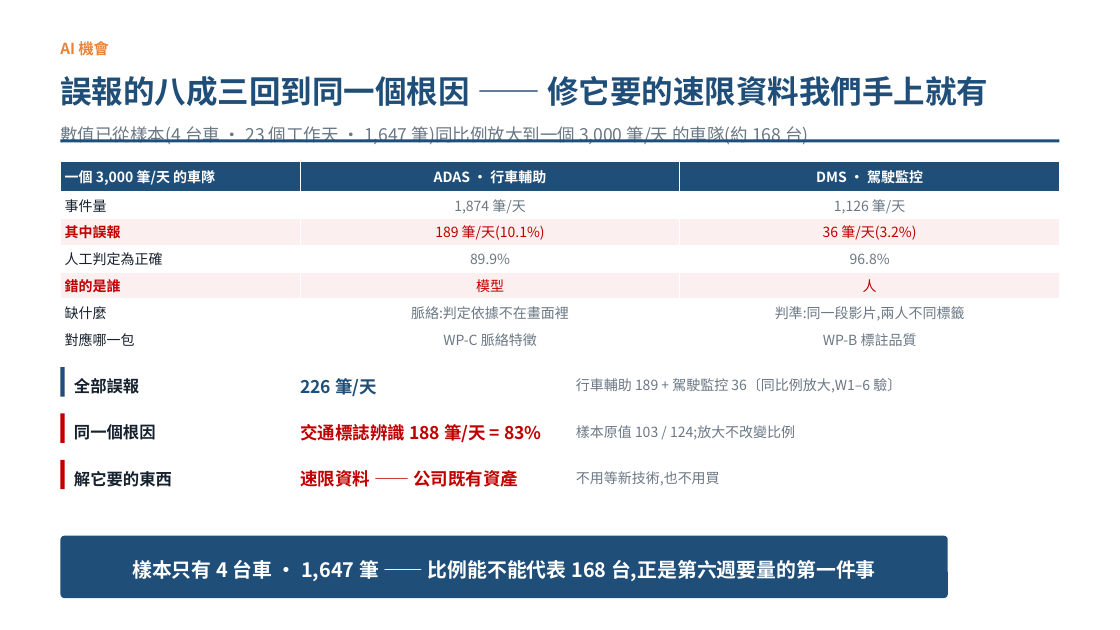
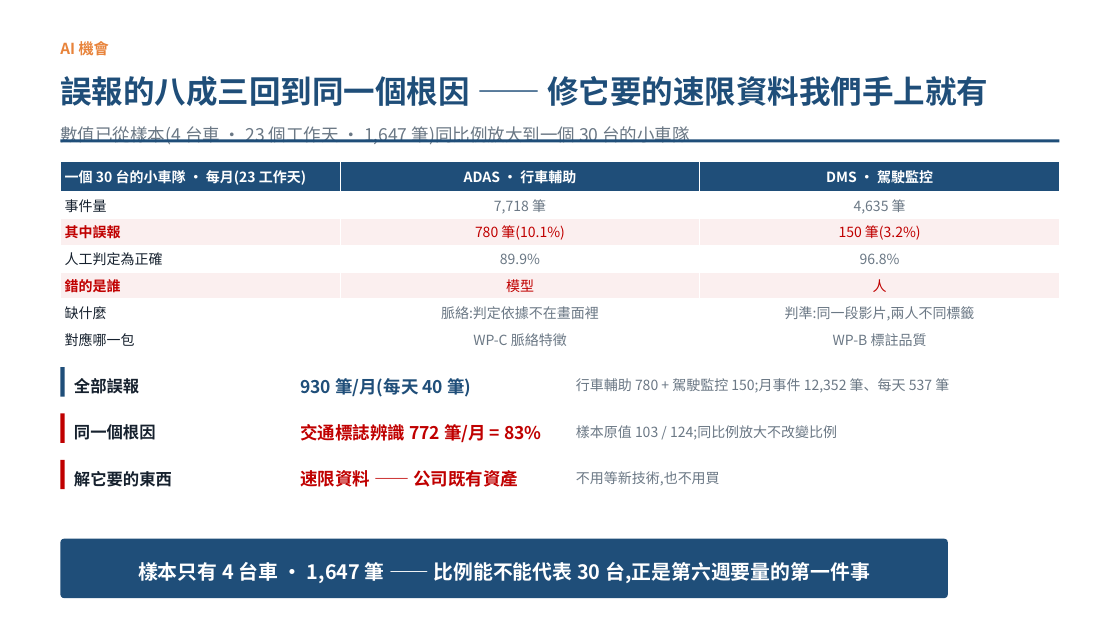
Before and after one commit to pokai-huang0828/UTS_workspace, a slide deck: slide 4 of Artificial Intelligence for Enterprises/Assessment3/Huang_26254793_421104_Assessment 3.pptx. Drawn at 1120x630 pixels with LibreOffice and Linux fonts; fonts in the diff are those of the drawing. Boxes give left, top, right and bottom in pixels: in the first picture for what was removed or moved away, otherwise in the second. Text is boxed around its words. In the diff, an @@ line names an element or a change of style, - is before the commit and + after.

```diff
--- a/Artificial Intelligence for Enterprises/Assessment3/Huang_26254793_421104_Assessment 3.pptx
+++ b/Artificial Intelligence for Enterprises/Assessment3/Huang_26254793_421104_Assessment 3.pptx
@@ text at box(60, 126, 689, 144): text changed @@
-數值已從樣本(4 台車 · 23 個工作天 · 1,647 筆)同比例放大到一個 3,000 筆/天 的車隊(約 168 台)
+數值已從樣本(4 台車 · 23 個工作天 · 1,647 筆)同比例放大到一個 30 台的小車隊
@@ table at box(60, 161, 1060, 353) @@
-row 1, column 1: 一個 3,000 筆/天 的車隊
+row 1, column 1: 一個 30 台的小車隊 · 每月(23 工作天)
-row 2, column 2: 1,874 筆/天
+row 2, column 2: 7,718 筆
-row 2, column 3: 1,126 筆/天
+row 2, column 3: 4,635 筆
-row 3, column 2: 189 筆/天(10.1%)
+row 3, column 2: 780 筆(10.1%)
-row 3, column 3: 36 筆/天(3.2%)
+row 3, column 3: 150 筆(3.2%)
@@ text at box(300, 378, 471, 397): text changed @@
-226 筆/天
+930 筆/月(每天 40 筆)
@@ text at box(576, 378, 949, 393): text changed @@
-行車輔助 189 + 駕駛監控 36〔同比例放大,W1–6 驗〕
+行車輔助 780 + 駕駛監控 150;月事件 12,352 筆、每天 537 筆
@@ text at box(300, 424, 541, 443): text changed @@
-交通標誌辨識 188 筆/天 = 83%
+交通標誌辨識 772 筆/月 = 83%
@@ text at box(576, 425, 837, 440): text changed @@
-樣本原值 103 / 124;放大不改變比例
+樣本原值 103 / 124;同比例放大不改變比例
@@ text at box(138, 562, 870, 583): text changed @@
-樣本只有 4 台車 · 1,647 筆 —— 比例能不能代表 168 台,正是第六週要量的第一件事
+樣本只有 4 台車 · 1,647 筆 —— 比例能不能代表 30 台,正是第六週要量的第一件事
```
Also in this commit, not shown: 4 other files.
